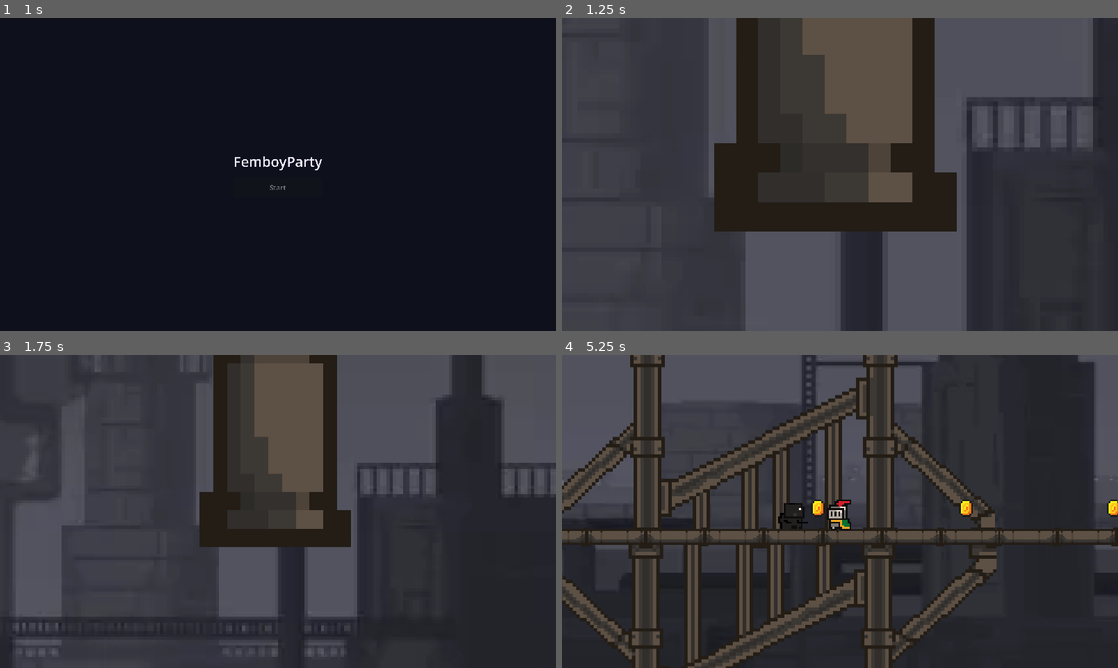
Above: before the commit, frames 1-4 (two rows, left to right).
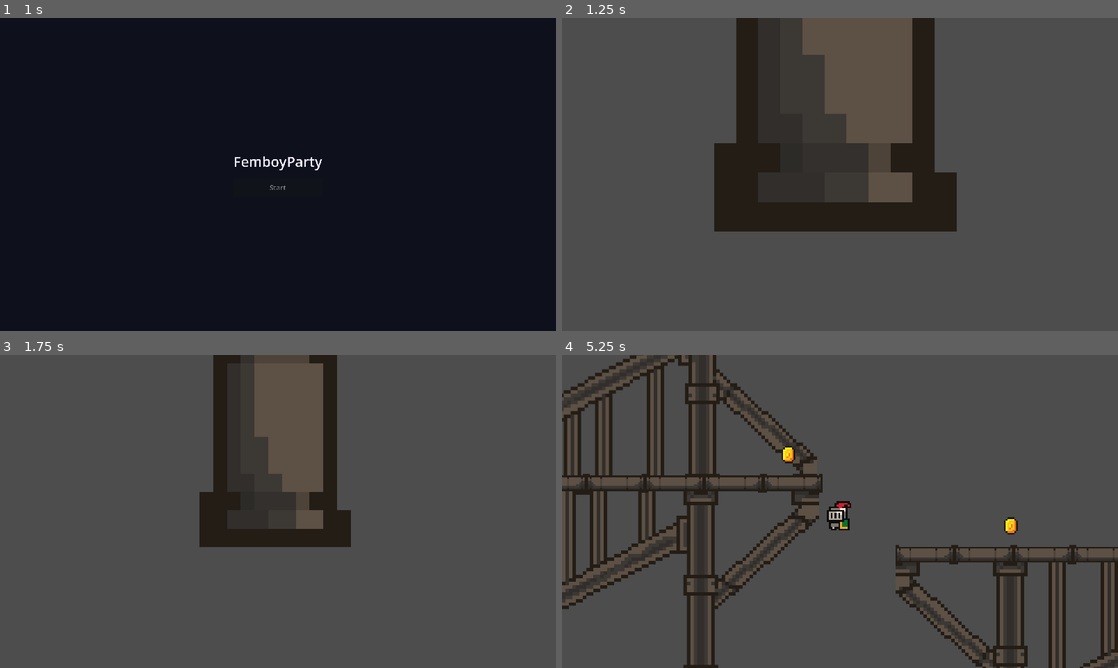
Above: after the commit, the same moments.

Repository: rkywsa/FemboyParty
Game: Godot game, scene res://MainMenu/main_menu.tscn
Two runs of this game, one before a commit and one after it. Both use one fixed random seed, a clock stepped at 60 frames per second and the inputs below. Sound files missing from this copy of the repository are replaced by a short silence.
Inputs:
- Up to frame 1 (1 s): click "Start" at 0.5 s
- Up to frame 2 (1.25 s): no input
- Up to frame 3 (1.75 s): tap Enter (ui_accept) at 1.25, 1.52 s; hold Right (ui_right) from 1.28 s (still down)
- Up to frame 4 (5.25 s): tap Enter (ui_accept) at 2.27, 3.77, 4.52 s; release Right (ui_right) at 2.78 s; hold Left (ui_left) 2.78-3.53 s; hold Right (ui_right) 3.53-5.03 s; hold Left (ui_left) from 5.03 s (still down)

Frame 1 is identical in both runs. In frame 2, 29% of the frame differs, in the area x 0-100%, y 0-100%; in frame 3, 39%; in frame 4, 66%.

Commit message:
Map + spikes

Diff:
--- a/Graphics/level.tscn
+++ b/Graphics/level.tscn
@@ -5,9 +5,9 @@
 [ext_resource type="Texture2D" uid="uid://darh6n7n7cskf" path="res://assets/sprites/platforms1.png" id="2_gcbfm"]
 [ext_resource type="PackedScene" uid="uid://6mn14fnkpghg" path="res://GameInteraction/coin.tscn" id="3_x4jqn"]
 [ext_resource type="Texture2D" uid="uid://moyfgbpoghqa" path="res://assets/sprites/pipe_support.png" id="4_ruodb"]
-[ext_resource type="Texture2D" uid="uid://bbf11t8kthwt5" path="res://assets/sprites/industrial_background.webp" id="5_gkh8j"]
 [ext_resource type="AudioStream" uid="uid://pj24hvfhhxvo" path="res://assets/sounds/metalpipa.wav" id="7_3vbyo"]
 [ext_resource type="AudioStream" uid="uid://dwgs0nbd2nvjf" path="res://assets/sounds/backgroundmusic.wav" id="7_6wa3a"]
+[ext_resource type="Texture2D" uid="uid://c5gvvvhy563wf" path="res://assets/sprites/industrial_background2.png" id="7_dvkd8"]
 [ext_resource type="PackedScene" uid="uid://dchs870l51j63" path="res://Enemy/enemy.tscn" id="8_enemy"]
 
 [sub_resource type="TileSetAtlasSource" id="TileSetAtlasSource_gcbfm"]
@@ -29,7 +29,7 @@
 position = Vector2(16, 120)
 
 [node name="Enemy" parent="." unique_id=745031822 instance=ExtResource("8_enemy")]
-position = Vector2(359, 182)
+position = Vector2(571, 164)
 speed = 200.095
 
 [node name="TileMapLayer" type="TileMapLayer" parent="." unique_id=630245241]
@@ -146,7 +146,7 @@
 shape = SubResource("RectangleShape2D_4kxuq")
 
 [node name="Pipe13" type="Sprite2D" parent="Pipes" unique_id=1913636351]
-position = Vector2(423, 206.5)
+position = Vector2(466, 247.5)
 texture = ExtResource("2_gcbfm")
 
 [node name="StaticBody2D" type="StaticBody2D" parent="Pipes/Pipe13" unique_id=665064924]
@@ -155,7 +155,7 @@
 shape = SubResource("RectangleShape2D_4kxuq")
 
 [node name="Pipe14" type="Sprite2D" parent="Pipes" unique_id=1311797280]
-position = Vector2(457, 206.5)
+position = Vector2(500, 247.5)
 texture = ExtResource("2_gcbfm")
 
 [node name="StaticBody2D" type="StaticBody2D" parent="Pipes/Pipe14" unique_id=1015844225]
@@ -164,7 +164,7 @@
 shape = SubResource("RectangleShape2D_4kxuq")
 
 [node name="Pipe15" type="Sprite2D" parent="Pipes" unique_id=1750062199]
-position = Vector2(491, 206.5)
+position = Vector2(534, 247.5)
 texture = ExtResource("2_gcbfm")
 
 [node name="StaticBody2D" type="StaticBody2D" parent="Pipes/Pipe15" unique_id=1766284465]
@@ -173,7 +173,7 @@
 shape = SubResource("RectangleShape2D_4kxuq")
 
 [node name="Pipe16" type="Sprite2D" parent="Pipes" unique_id=2086655214]
-position = Vector2(525, 206.5)
+position = Vector2(568, 247.5)
 texture = ExtResource("2_gcbfm")
 
 [node name="StaticBody2D" type="StaticBody2D" parent="Pipes/Pipe16" unique_id=246682451]
@@ -182,7 +182,7 @@
 shape = SubResource("RectangleShape2D_4kxuq")
 
 [node name="Pipe17" type="Sprite2D" parent="Pipes" unique_id=2072634242]
-position = Vector2(559, 206.5)
+position = Vector2(602, 247.5)
 texture = ExtResource("2_gcbfm")
 
 [node name="StaticBody2D" type="StaticBody2D" parent="Pipes/Pipe17" unique_id=114443757]
@@ -191,12 +191,90 @@
 shape = SubResource("RectangleShape2D_4kxuq")
 
 [node name="Pipe18" type="Sprite2D" parent="Pipes" unique_id=1412416869]
-position = Vector2(593, 206.5)
+position = Vector2(636, 247.5)
 texture = ExtResource("2_gcbfm")
 
 [node name="StaticBody2D" type="StaticBody2D" parent="Pipes/Pipe18" unique_id=1469881279]
 
 [node name="CollisionShape2D" type="CollisionShape2D" parent="Pipes/Pipe18/StaticBody2D" unique_id=1443289720]
+shape = SubResource("RectangleShape2D_4kxuq")
+
+[node name="Pipe25" type="Sprite2D" parent="Pipes" unique_id=1425463112]
+position = Vector2(670, 247.5)
+texture = ExtResource("2_gcbfm")
+
+[node name="StaticBody2D" type="StaticBody2D" parent="Pipes/Pipe25" unique_id=676886775]
+
+[node name="CollisionShape2D" type="CollisionShape2D" parent="Pipes/Pipe25/StaticBody2D" unique_id=1783820794]
+shape = SubResource("RectangleShape2D_4kxuq")
+
+[node name="Pipe26" type="Sprite2D" parent="Pipes" unique_id=525086406]
+position = Vector2(704, 247.5)
+texture = ExtResource("2_gcbfm")
+
+[node name="StaticBody2D" type="StaticBody2D" parent="Pipes/Pipe26" unique_id=2036077526]
+
+[node name="CollisionShape2D" type="CollisionShape2D" parent="Pipes/Pipe26/StaticBody2D" unique_id=1444373311]
+shape = SubResource("RectangleShape2D_4kxuq")
+
+[node name="Pipe27" type="Sprite2D" parent="Pipes" unique_id=314573114]
+position = Vector2(704, 226.00005)
+rotation = -1.584857
+texture = ExtResource("2_gcbfm")
+
+[node name="StaticBody2D" type="StaticBody2D" parent="Pipes/Pipe27" unique_id=891543918]
+
+[node name="CollisionShape2D" type="CollisionShape2D" parent="Pipes/Pipe27/StaticBody2D" unique_id=1790043164]
+shape = SubResource("RectangleShape2D_4kxuq")
+
+[node name="Pipe28" type="Sprite2D" parent="Pipes" unique_id=1061995449]
+position = Vector2(704, 192)
+rotation = -1.584857
+texture = ExtResource("2_gcbfm")
+
+[node name="StaticBody2D" type="StaticBody2D" parent="Pipes/Pipe28" unique_id=597416141]
+
+[node name="CollisionShape2D" type="CollisionShape2D" parent="Pipes/Pipe28/StaticBody2D" unique_id=925772598]
+shape = SubResource("RectangleShape2D_4kxuq")
+
+[node name="Pipe29" type="Sprite2D" parent="Pipes" unique_id=338700335]
+position = Vector2(707.00006, 160)
+rotation = -1.3704339
+texture = ExtResource("2_gcbfm")
+
+[node name="StaticBody2D" type="StaticBody2D" parent="Pipes/Pipe29" unique_id=81795130]
+
+[node name="CollisionShape2D" type="CollisionShape2D" parent="Pipes/Pipe29/StaticBody2D" unique_id=1259856869]
+shape = SubResource("RectangleShape2D_4kxuq")
+
+[node name="Pipe31" type="Sprite2D" parent="Pipes" unique_id=697183989]
+position = Vector2(667.7733, 228.75455)
+rotation = -1.584857
+texture = ExtResource("2_gcbfm")
+
+[node name="StaticBody2D" type="StaticBody2D" parent="Pipes/Pipe31" unique_id=106688373]
+
+[node name="CollisionShape2D" type="CollisionShape2D" parent="Pipes/Pipe31/StaticBody2D" unique_id=1358353721]
+shape = SubResource("RectangleShape2D_4kxuq")
+
+[node name="Pipe32" type="Sprite2D" parent="Pipes" unique_id=520017673]
+position = Vector2(670.7734, 196.75455)
+rotation = -1.3704339
+texture = ExtResource("2_gcbfm")
+
+[node name="StaticBody2D" type="StaticBody2D" parent="Pipes/Pipe32" unique_id=1264086594]
+
+[node name="CollisionShape2D" type="CollisionShape2D" parent="Pipes/Pipe32/StaticBody2D" unique_id=1884684006]
+shape = SubResource("RectangleShape2D_4kxuq")
+
+[node name="Pipe33" type="Sprite2D" parent="Pipes" unique_id=1292124370]
+position = Vector2(632.00006, 230.00002)
+rotation = -1.3704339
+texture = ExtResource("2_gcbfm")
+
+[node name="StaticBody2D" type="StaticBody2D" parent="Pipes/Pipe33" unique_id=1025844825]
+
+[node name="CollisionShape2D" type="CollisionShape2D" parent="Pipes/Pipe33/StaticBody2D" unique_id=1634779791]
 shape = SubResource("RectangleShape2D_4kxuq")
 
 [node name="Pipe19" type="Sprite2D" parent="Pipes" unique_id=1091879062]
@@ -251,6 +329,78 @@
 [node name="StaticBody2D" type="StaticBody2D" parent="Pipes/Pipe24" unique_id=1387648933]
 
 [node name="CollisionShape2D" type="CollisionShape2D" parent="Pipes/Pipe24/StaticBody2D" unique_id=451897706]
+shape = SubResource("RectangleShape2D_4kxuq")
+
+[node name="Pipe30" type="Sprite2D" parent="Pipes" unique_id=32282706]
+position = Vector2(771, 142.5)
+texture = ExtResource("2_gcbfm")
+
+[node name="StaticBody2D" type="StaticBody2D" parent="Pipes/Pipe30" unique_id=777049942]
+
+[node name="CollisionShape2D" type="CollisionShape2D" parent="Pipes/Pipe30/StaticBody2D" unique_id=76236381]
+shape = SubResource("RectangleShape2D_4kxuq")
+
+[node name="Pipe34" type="Sprite2D" parent="Pipes" unique_id=1890349548]
+position = Vector2(805, 142.5)
+texture = ExtResource("2_gcbfm")
+
+[node name="StaticBody2D" type="StaticBody2D" parent="Pipes/Pipe34" unique_id=745075956]
+
+[node name="CollisionShape2D" type="CollisionShape2D" parent="Pipes/Pipe34/StaticBody2D" unique_id=1728270602]
+shape = SubResource("RectangleShape2D_4kxuq")
+
+[node name="Pipe35" type="Sprite2D" parent="Pipes" unique_id=995223524]
+position = Vector2(839, 142.5)
+texture = ExtResource("2_gcbfm")
+
+[node name="StaticBody2D" type="StaticBody2D" parent="Pipes/Pipe35" unique_id=1451163139]
+
+[node name="CollisionShape2D" type="CollisionShape2D" parent="Pipes/Pipe35/StaticBody2D" unique_id=1576474675]
+shape = SubResource("RectangleShape2D_4kxuq")
+
+[node name="Pipe36" type="Sprite2D" parent="Pipes" unique_id=1795607906]
+position = Vector2(873, 142.5)
+texture = ExtResource("2_gcbfm")
+
+[node name="StaticBody2D" type="StaticBody2D" parent="Pipes/Pipe36" unique_id=606573732]
+
+[node name="CollisionShape2D" type="CollisionShape2D" parent="Pipes/Pipe36/StaticBody2D" unique_id=617108508]
+shape = SubResource("RectangleShape2D_4kxuq")
+
+[node name="Pipe37" type="Sprite2D" parent="Pipes" unique_id=159828685]
+position = Vector2(907, 142.5)
+texture = ExtResource("2_gcbfm")
+
+[node name="StaticBody2D" type="StaticBody2D" parent="Pipes/Pipe37" unique_id=453493550]
+
+[node name="CollisionShape2D" type="CollisionShape2D" parent="Pipes/Pipe37/StaticBody2D" unique_id=2080651440]
+shape = SubResource("RectangleShape2D_4kxuq")
+
+[node name="Pipe38" type="Sprite2D" parent="Pipes" unique_id=1747117805]
+position = Vector2(941, 142.5)
+texture = ExtResource("2_gcbfm")
+
+[node name="StaticBody2D" type="StaticBody2D" parent="Pipes/Pipe38" unique_id=107963124]
+
+[node name="CollisionShape2D" type="CollisionShape2D" parent="Pipes/Pipe38/StaticBody2D" unique_id=469377721]
+shape = SubResource("RectangleShape2D_4kxuq")
+
+[node name="Pipe39" type="Sprite2D" parent="Pipes" unique_id=131739617]
+position = Vector2(975, 142.5)
+texture = ExtResource("2_gcbfm")
+
+[node name="StaticBody2D" type="StaticBody2D" parent="Pipes/Pipe39" unique_id=2136444421]
+
+[node name="CollisionShape2D" type="CollisionShape2D" parent="Pipes/Pipe39/StaticBody2D" unique_id=1481562235]
+shape = SubResource("RectangleShape2D_4kxuq")
+
+[node name="Pipe40" type="Sprite2D" parent="Pipes" unique_id=1366910757]
+position = Vector2(1009, 142.5)
+texture = ExtResource("2_gcbfm")
+
+[node name="StaticBody2D" type="StaticBody2D" parent="Pipes/Pipe40" unique_id=280530441]
+
+[node name="CollisionShape2D" type="CollisionShape2D" parent="Pipes/Pipe40/StaticBody2D" unique_id=24219606]
 shape = SubResource("RectangleShape2D_4kxuq")
 
 [node name="SpawnPipe" type="Node2D" parent="." unique_id=1913442513]
@@ -277,7 +427,7 @@
 shape = SubResource("SpawnPipeWallShape")
 
 [node name="Coin5" parent="." unique_id=635060567 instance=ExtResource("3_x4jqn")]
-position = Vector2(472.395, 190)
+position = Vector2(515.395, 231)
 
 [node name="Coin4" parent="." unique_id=1145185780 instance=ExtResource("3_x4jqn")]
 position = Vector2(387.355, 190)
@@ -287,6 +437,15 @@
 
 [node name="Coin2" parent="." unique_id=1909617474 instance=ExtResource("3_x4jqn")]
 position = Vector2(302.08, 190)
+
+[node name="Coin6" parent="." unique_id=278281888 instance=ExtResource("3_x4jqn")]
+position = Vector2(1006.355, 126)
+
+[node name="Coin7" parent="." unique_id=364855798 instance=ExtResource("3_x4jqn")]
+position = Vector2(798.805, 126)
+
+[node name="Coin8" parent="." unique_id=449838870 instance=ExtResource("3_x4jqn")]
+position = Vector2(921.07996, 126)
 
 [node name="Coin" parent="." unique_id=489253944 instance=ExtResource("3_x4jqn")]
 position = Vector2(55, 190)
@@ -312,35 +471,46 @@
 scale = Vector2(2, 2)
 texture = ExtResource("4_ruodb")
 
+[node name="PipeSupport5" type="Sprite2D" parent="Foreground" unique_id=1634768140]
+position = Vector2(889, -188)
+scale = Vector2(2, 2)
+texture = ExtResource("4_ruodb")
+flip_h = true
+flip_v = true
+
+[node name="PipeSupport6" type="Sprite2D" parent="Foreground" unique_id=942392817]
+position = Vector2(890, -22)
+scale = Vector2(2, 2)
+texture = ExtResource("4_ruodb")
+
+[node name="PipeSupport4" type="Sprite2D" parent="Foreground" unique_id=1358909004]
+position = Vector2(583, 83)
+scale = Vector2(2, 2)
+texture = ExtResource("4_ruodb")
+
 [node name="Background" type="Sprite2D" parent="." unique_id=82045364]
 z_index = -10
-position = Vector2(189, 143)
+position = Vector2(138.99998, -307)
 scale = Vector2(1.1527778, 1)
-texture = ExtResource("5_gkh8j")
-
-[node name="Background" type="Sprite2D" parent="Background" unique_id=469553161]
+texture = ExtResource("7_dvkd8")
+
+[node name="Background2" type="Sprite2D" parent="." unique_id=1670017272]
 z_index = -10
-position = Vector2(-724.33734, 0)
+position = Vector2(938.2152, -141)
 scale = Vector2(1.1527778, 1)
-texture = ExtResource("5_gkh8j")
-
-[node name="Background2" type="Sprite2D" parent="." unique_id=193554918]
+texture = ExtResource("7_dvkd8")
+
+[node name="Background3" type="Sprite2D" parent="." unique_id=1225550447]
 z_index = -10
-position = Vector2(1011, 143)
+position = Vector2(1717.4307, -141)
 scale = Vector2(1.1527778, 1)
-texture = ExtResource("5_gkh8j")
-
-[node name="Background3" type="Sprite2D" parent="." unique_id=195008414]
+texture = ExtResource("7_dvkd8")
+
+[node name="Background4" type="Sprite2D" parent="." unique_id=1163172564]
 z_index = -10
-position = Vector2(1837, 141)
+position = Vector2(2496.4307, -141)
 scale = Vector2(1.1527778, 1)
-texture = ExtResource("5_gkh8j")
-
-[node name="Background4" type="Sprite2D" parent="." unique_id=300742835]
-z_index = -10
-position = Vector2(2659, 141)
-scale = Vector2(1.1527778, 1)
-texture = ExtResource("5_gkh8j")
+texture = ExtResource("7_dvkd8")
 
 [node name="pipebye" type="AudioStreamPlayer2D" parent="." unique_id=747632125]
 stream = ExtResource("7_3vbyo")
@@ -353,4 +523,7 @@
 [connection signal="body_entered" from="Coin4" to="Coin4" method="_on_body_entered"]
 [connection signal="body_entered" from="Coin3" to="Coin3" method="_on_body_entered"]
 [connection signal="body_entered" from="Coin2" to="Coin2" method="_on_body_entered"]
+[connection signal="body_entered" from="Coin6" to="Coin6" method="_on_body_entered"]
+[connection signal="body_entered" from="Coin7" to="Coin7" method="_on_body_entered"]
+[connection signal="body_entered" from="Coin8" to="Coin8" method="_on_body_entered"]
 [connection signal="body_entered" from="Coin" to="Coin" method="_on_body_entered"]
--- a/PlayerInteraction/player.tscn
+++ b/PlayerInteraction/player.tscn
@@ -2,7 +2,20 @@
 
 [ext_resource type="Script" uid="uid://kf06xk8xhp6i" path="res://PlayerInteraction/player.gd" id="1_hstkp"]
 [ext_resource type="Texture2D" uid="uid://bntn5805x18hs" path="res://assets/sprites/knight.png" id="2_q3d3v"]
+[ext_resource type="Texture2D" uid="uid://x17fwjy11cbb" path="res://assets/sprites/knightAtack2.png" id="2_yebv0"]
 [ext_resource type="AudioStream" uid="uid://bmby6qk84ndix" path="res://assets/sounds/footsteps.wav" id="3_pc0yj"]
+
+[sub_resource type="AtlasTexture" id="AtlasTexture_puius"]
+atlas = ExtResource("2_yebv0")
+region = Rect2(0, 0, 32, 32)
+
+[sub_resource type="AtlasTexture" id="AtlasTexture_ikkx5"]
+atlas = ExtResource("2_yebv0")
+region = Rect2(32, 0, 32, 32)
+
+[sub_resource type="AtlasTexture" id="AtlasTexture_5rx5h"]
+atlas = ExtResource("2_yebv0")
+region = Rect2(64, 0, 32, 32)
 
 [sub_resource type="AtlasTexture" id="AtlasTexture_pc0yj"]
 atlas = ExtResource("2_q3d3v")
@@ -114,6 +127,20 @@
 
 [sub_resource type="SpriteFrames" id="SpriteFrames_4kxuq"]
 animations = [{
+"frames": [{
+"duration": 1.0,
+"texture": SubResource("AtlasTexture_puius")
+}, {
+"duration": 1.0,
+"texture": SubResource("AtlasTexture_ikkx5")
+}, {
+"duration": 1.0,
+"texture": SubResource("AtlasTexture_5rx5h")
+}],
+"loop": 1,
+"name": &"atack",
+"speed": 6.0
+}, {
 "frames": [{
 "duration": 1.0,
 "texture": SubResource("AtlasTexture_pc0yj")
@@ -222,9 +249,8 @@
 position = Vector2(-1, -1)
 scale = Vector2(1.083, 1)
 sprite_frames = SubResource("SpriteFrames_4kxuq")
-animation = &"jump"
-frame = 5
-frame_progress = 0.9088868
+animation = &"atack"
+frame_progress = 0.45243996
 
 [node name="CollisionShape2D" type="CollisionShape2D" parent="." unique_id=1151519414]
 position = Vector2(-2, 1.5)
--- /dev/null
+++ b/spikes.tscn
@@ -0,0 +1,15 @@
+[gd_scene format=3 uid="uid://b5ec7roimipxw"]
+
+[ext_resource type="Texture2D" uid="uid://hbxpgeu1t2r7" path="res://assets/sprites/spikes.png" id="1_s0g1x"]
+
+[sub_resource type="RectangleShape2D" id="RectangleShape2D_4kxuq"]
+size = Vector2(30, 13.5)
+
+[node name="Spikes" type="Area2D" unique_id=366043516]
+
+[node name="SpikeSprite" type="Sprite2D" parent="." unique_id=287580334]
+texture = ExtResource("1_s0g1x")
+
+[node name="CollisionShape2D" type="CollisionShape2D" parent="." unique_id=381070638]
+position = Vector2(0, -0.25)
+shape = SubResource("RectangleShape2D_4kxuq")
Binary file added: assets/sprites/industrial_background2.png
Not shown, added: assets/sprites/industrial_background2.png.import
Binary file added: assets/sprites/spikes.png
Not shown, added: assets/sprites/spikes.png.import
